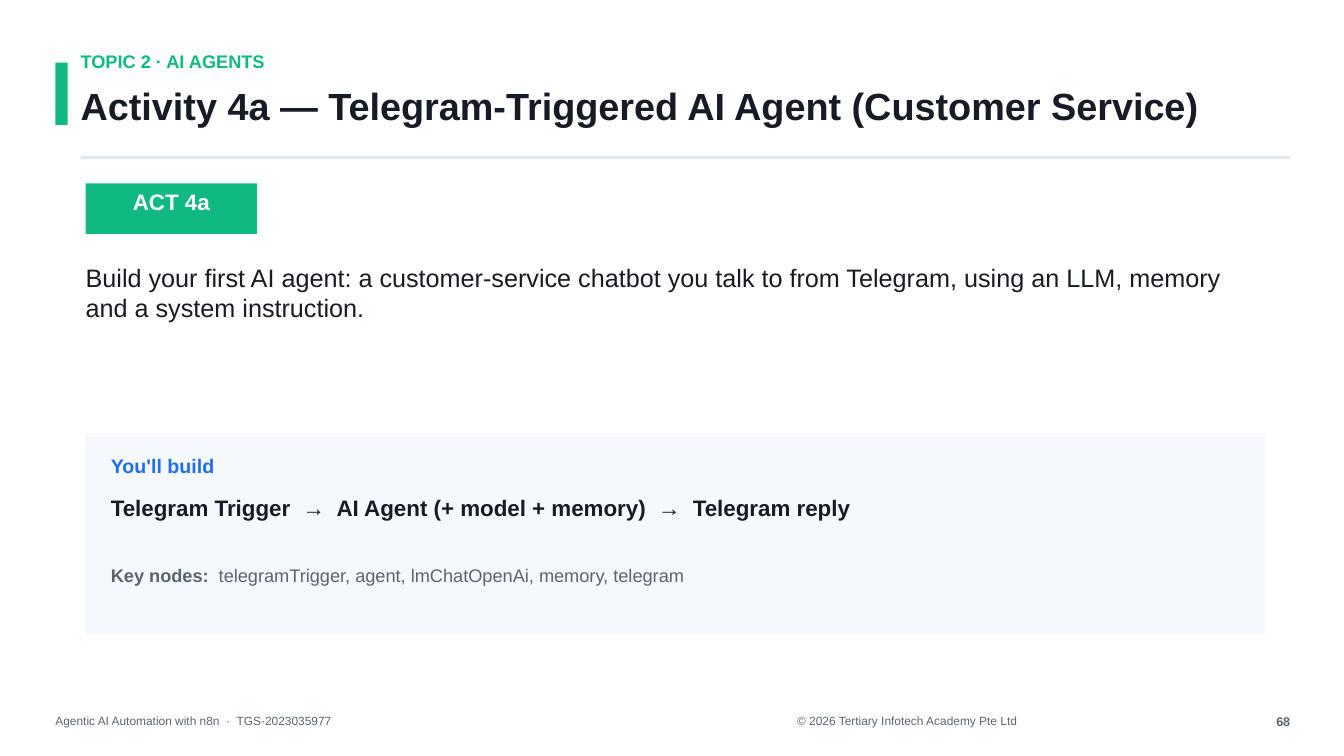
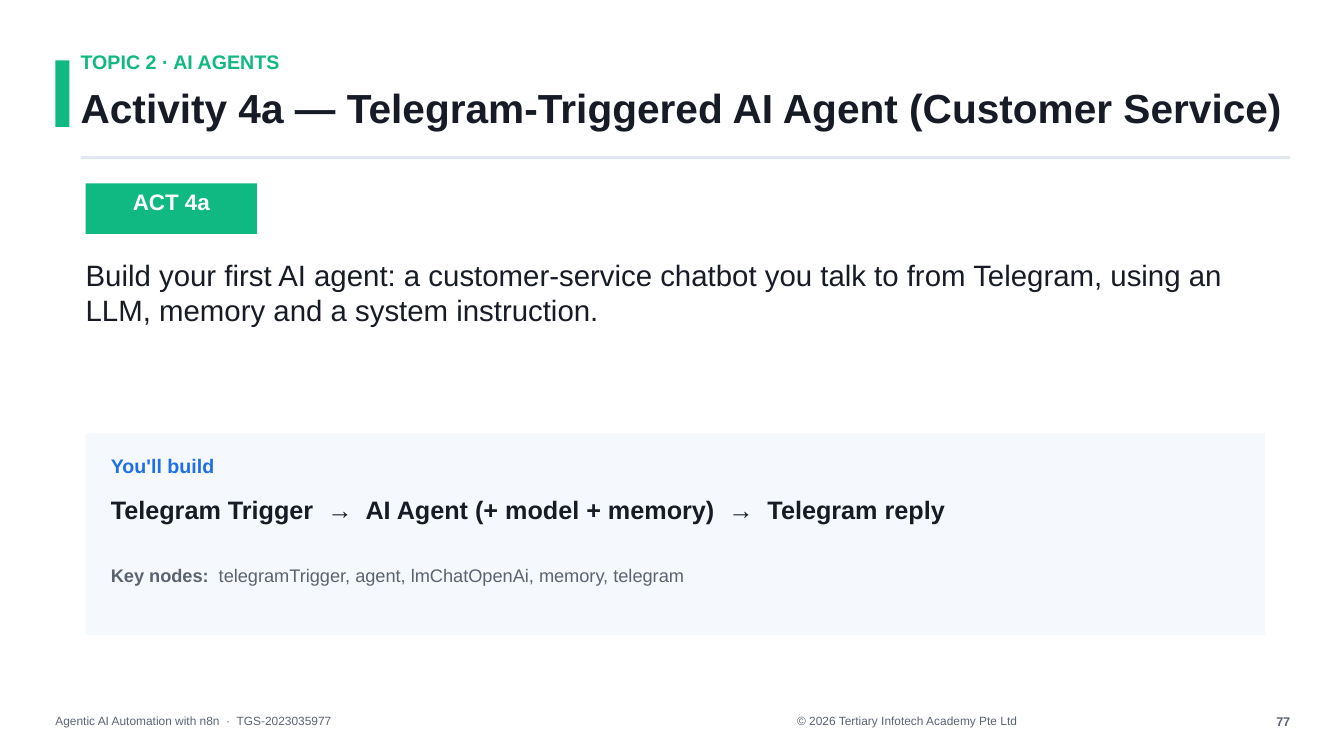
Before and after one commit to tertiarycourses/TGS-2023035977-Agentic-AI-Automation-with-n8n, a slide deck: slide 78 of courseware/n8n-slides.pptx (slide 69 before the commit). Drawn at 1344x756 pixels with LibreOffice and Linux fonts; fonts in the diff are those of the drawing. Boxes give left, top, right and bottom in pixels: in the first picture for what was removed or moved away, otherwise in the second. Text is boxed around its words. In the diff, an @@ line names an element or a change of style, - is before the commit and + after.

```diff
--- a/courseware/n8n-slides.pptx
+++ b/courseware/n8n-slides.pptx
@@ text "TOPIC 2 · AI AGENTS" at box(81, 55, 280, 70): size 13 to 14 pt @@
@@ text "Activity 4a — Telegram-Triggered AI ..." at box(81, 93, 1281, 131): size 27 to 29 pt @@
@@ text "Build your first AI agent: ..." at box(86, 264, 1222, 327): size 18 to 21 pt @@
@@ text "Telegram Trigger → AI Agent ..." at box(111, 500, 945, 524): size 16 to 18 pt @@
@@ text at box(1276, 717, 1290, 726): text changed @@
-68
+77
```
Also in this commit, not shown: 147 other slides changed, 26 slides added, 15 other files.
